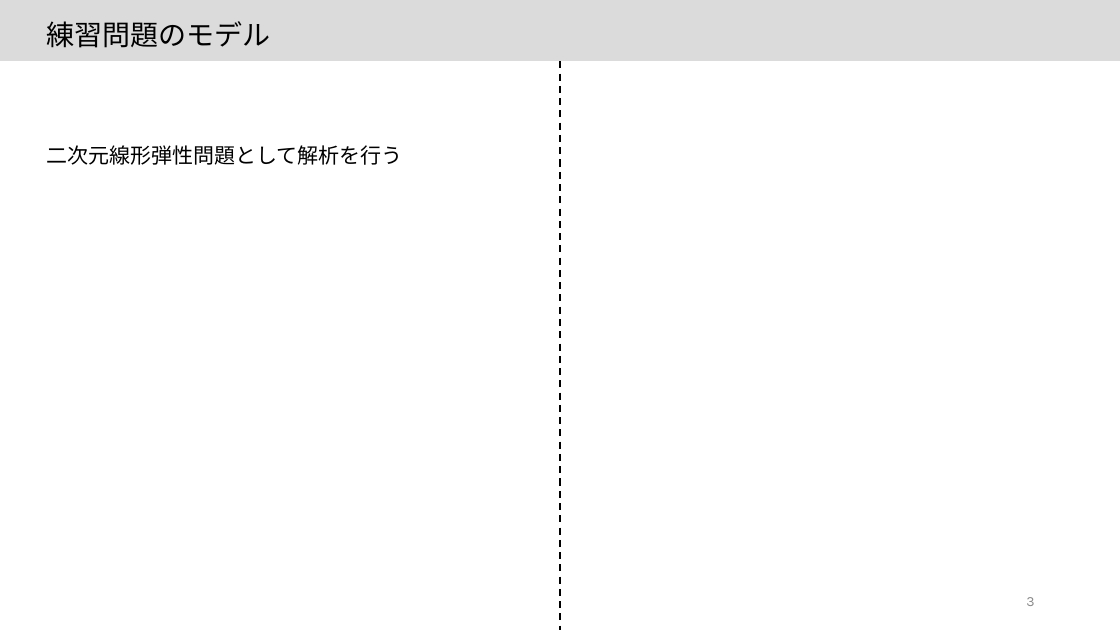
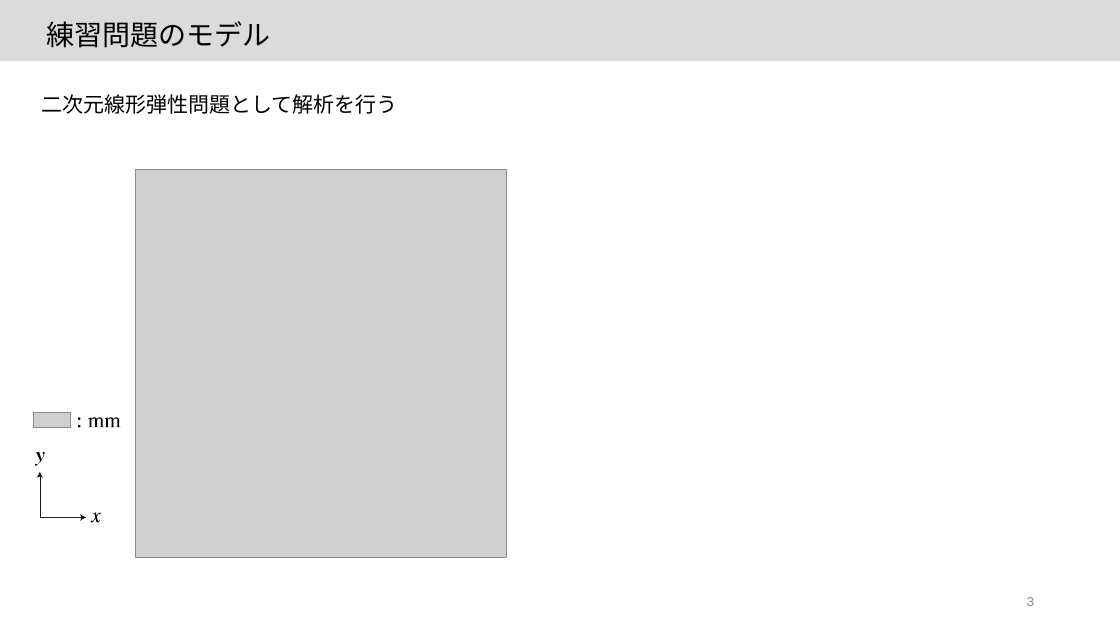
Before and after one commit to JoTsuchi22/lab_share, a slide deck: slide 3 of MSC_Marc_tutorial/20220407_Marc_tutorial_2D.pptx. Drawn at 1120x630 pixels with LibreOffice and Linux fonts; fonts in the diff are those of the drawing; grey boxes stand for pictures. Boxes give left, top, right and bottom in pixels: in the first picture for what was removed or moved away, otherwise in the second. Text is boxed around its words. In the diff, an @@ line names an element or a change of style, - is before the commit and + after.

```diff
--- a/MSC_Marc_tutorial/20220407_Marc_tutorial_2D.pptx
+++ b/MSC_Marc_tutorial/20220407_Marc_tutorial_2D.pptx
@@ line removed from (560, 0) to (560, 630) @@
@@ text "二次元線形弾性問題として解析を行う": place and size @@
-text "二次元線形弾性問題として解析を行う" at box(46, 145, 402, 165)
+text "二次元線形弾性問題として解析を行う" at box(41, 94, 397, 114)
@@ group added at box(34, 170, 507, 558): 8 freeform shapes, 2 pictures @@
```
Also in this commit, not shown: 2 other slides changed.
